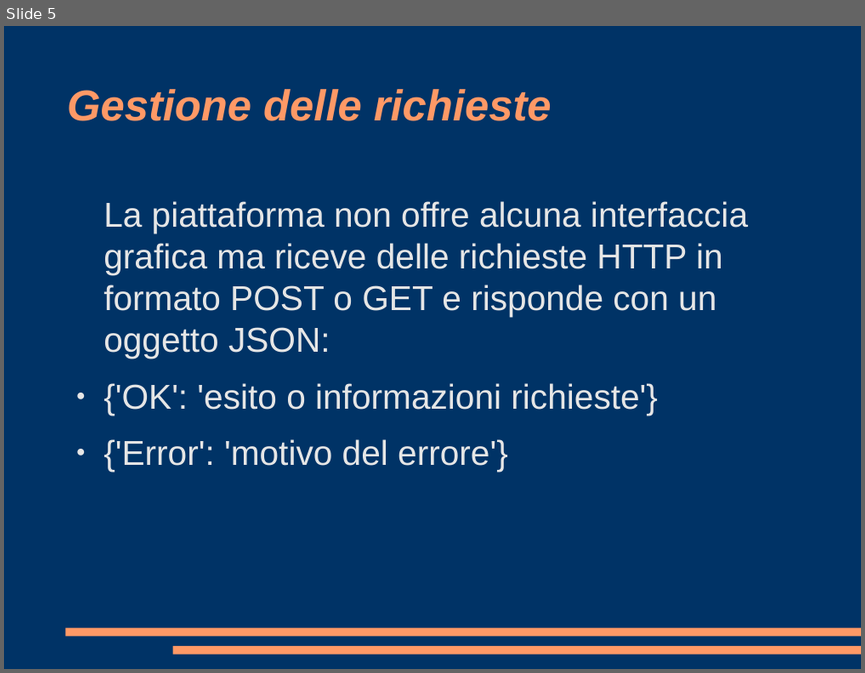
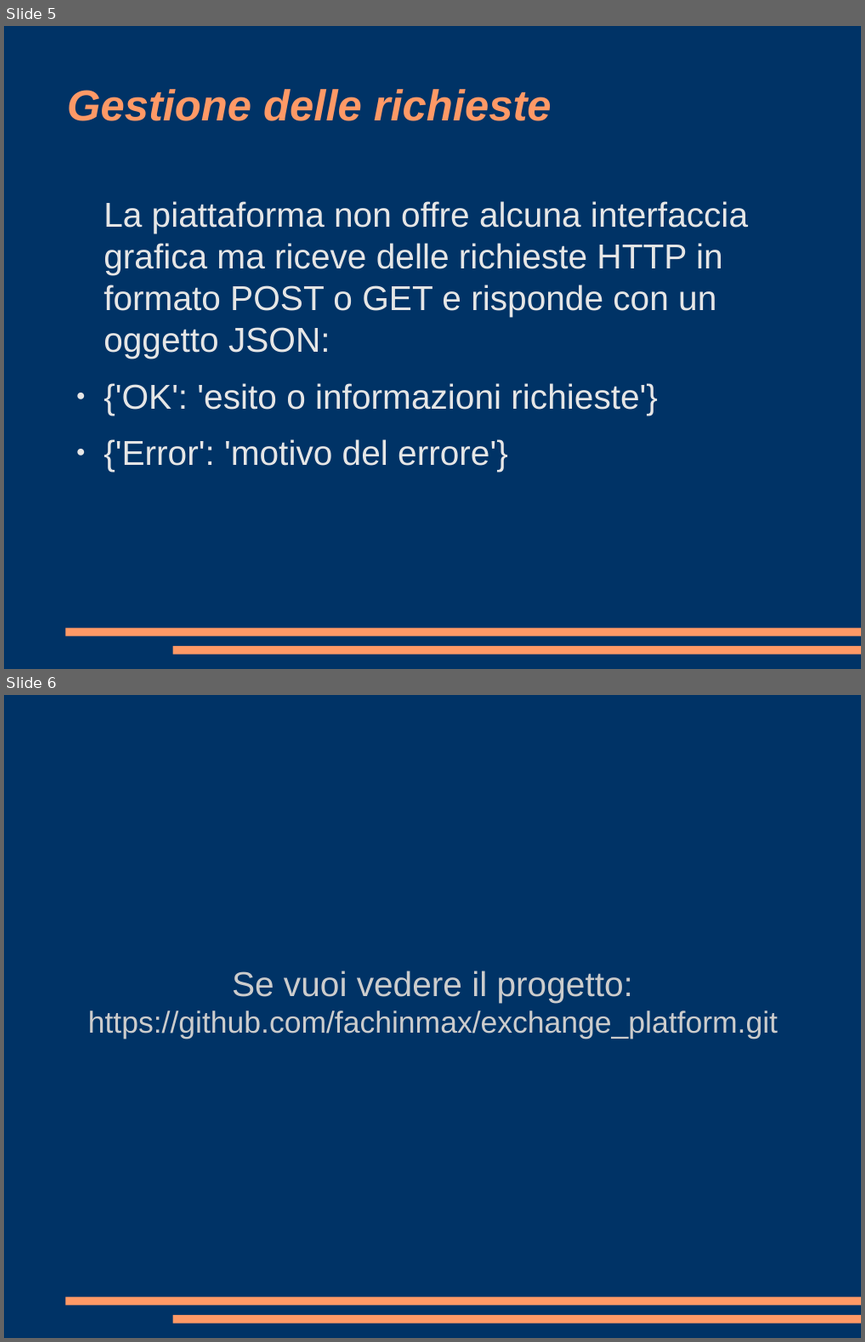
Before and after one commit to fachinmax/exchange_platform, a slide deck: presentazione.odp. Shown one above the other, each under a label of ours: slide 5 before the commit, slides 5 and 6 after it. The pictures are 865x673 and 865x1342 pixels, drawn with LibreOffice and Linux fonts; fonts in the diff are those of the drawing. Boxes give left, top, right and bottom in pixels: in the first picture for what was removed or moved away, otherwise in the second. Text is boxed around its words. In the diff, an @@ line names an element or a change of style, - is before the commit and + after.

```diff
--- a/presentazione.odp
+++ b/presentazione.odp
@@ slide 6 added at <box>4,695,861,1338</box>, background #003366; not listed: 2 template elements that a slide beside it also shows @@
@@ subtitle added at <box>88,970,778,1039</box>, 28 pt, text #CCCCCC @@
+Se vuoi vedere il progetto:
+https://github.com/fachinmax/exchange_platform.git
```
Also in this commit, not shown: 3 slides changed.
